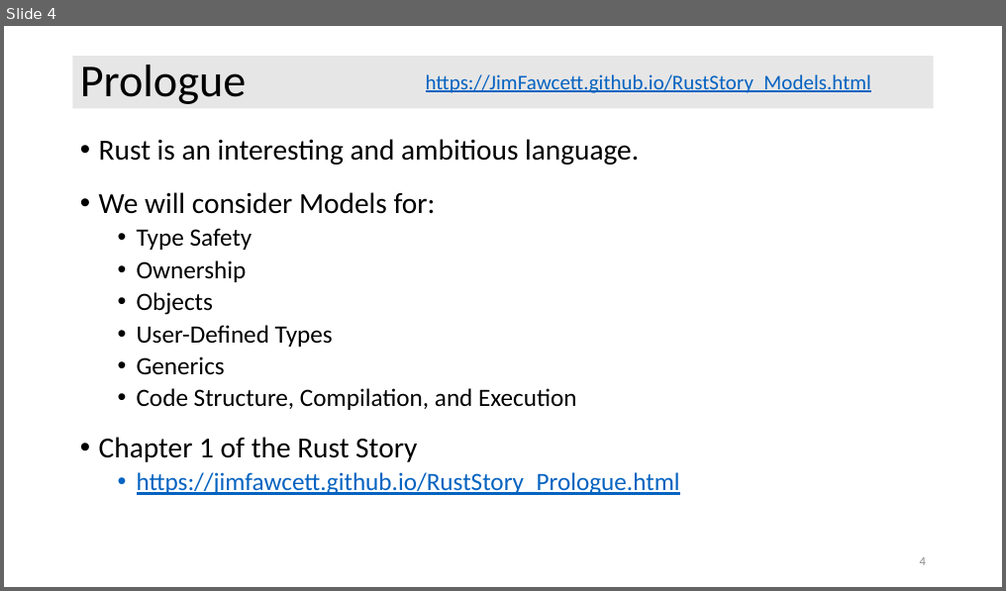
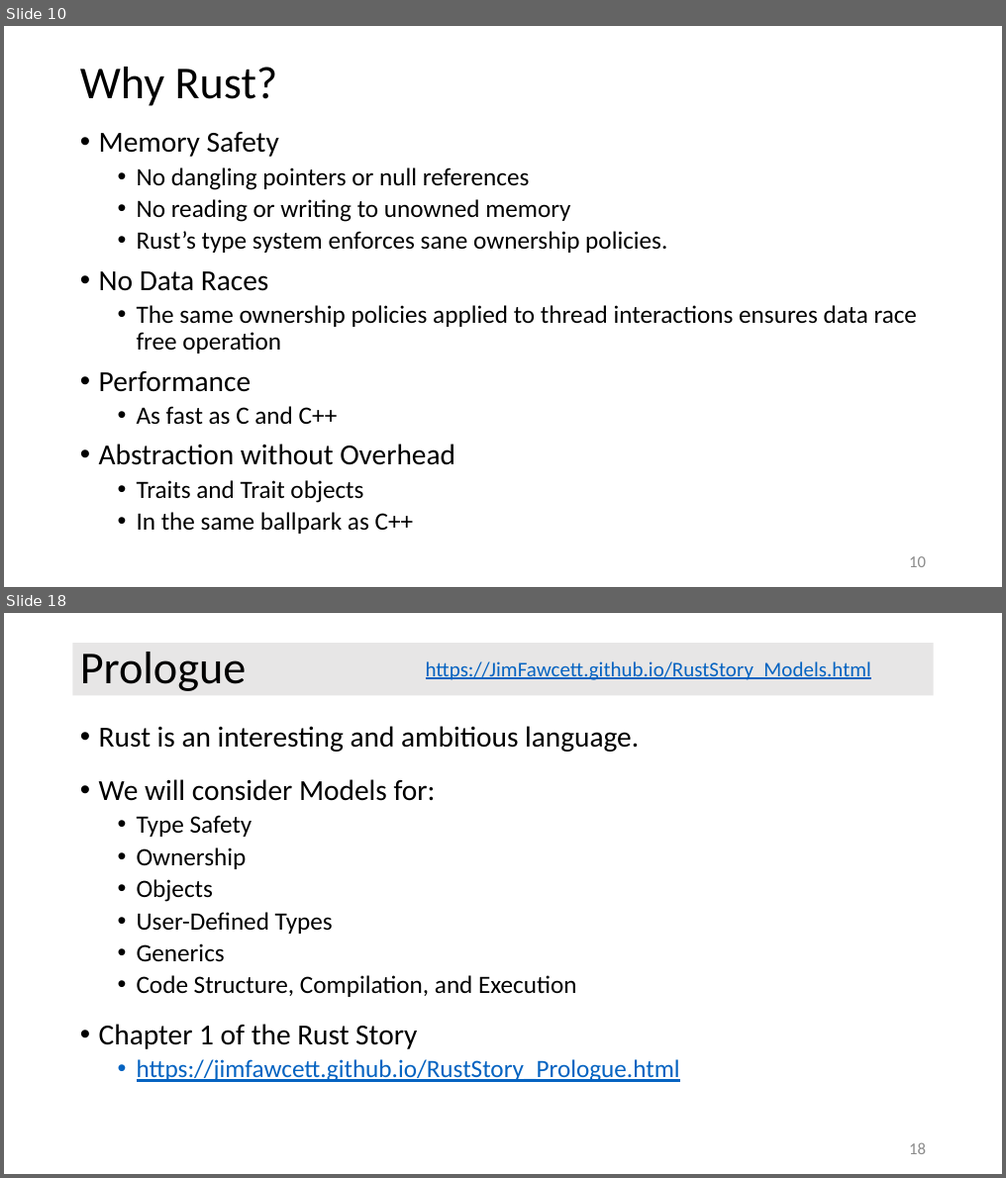
Before and after one commit to JimFawcett/JimFawcett.github.io, a slide deck: Resources/RustModels.pptx. Shown one above the other, each under a label of ours: slide 4 before the commit, slides 10 and 18 after it; the slides between them are not shown. The pictures are 1006x591 and 1006x1178 pixels, drawn with LibreOffice and Linux fonts; fonts in the diff are those of the drawing. Boxes give left, top, right and bottom in pixels: in the first picture for what was removed or moved away, otherwise in the second. Text is boxed around its words. In the diff, an @@ line names an element or a change of style, - is before the commit and + after.

Commit message:
added content to RustModels.pptx

```diff
--- a/Resources/RustModels.pptx
+++ b/Resources/RustModels.pptx
@@ slide 10 added at box(4, 26, 1002, 587), background #FFFFFF @@
@@ title added at box(80, 67, 278, 106), 44 pt, text #000000 @@
+Why Rust?
@@ text added at box(99, 132, 917, 534), 24 pt, text #000000 @@
+• Memory Safety
+  • No dangling pointers or null references
+  • No reading or writing to unowned memory
+  • Rust’s type system enforces sane ownership policies.
+• No Data Races
+  • The same ownership policies applied to thread interactions ensures data race free operation
+• Performance
+  • As fast as C and C++
+• Abstraction without Overhead
+  • Traits and Trait objects
+  • In the same ballpark as C++
@@ page number added at box(909, 557, 926, 568), 16 pt, text #8C8C8C @@
+10
@@ what was slide 4 is now slide 18 @@
@@ page number at box(909, 1143, 926, 1155): text changed; size 12 to 16 pt @@
-4
+18
```
Also in this commit, not shown: 4 slides changed, 14 other slides added, 2 other files.
